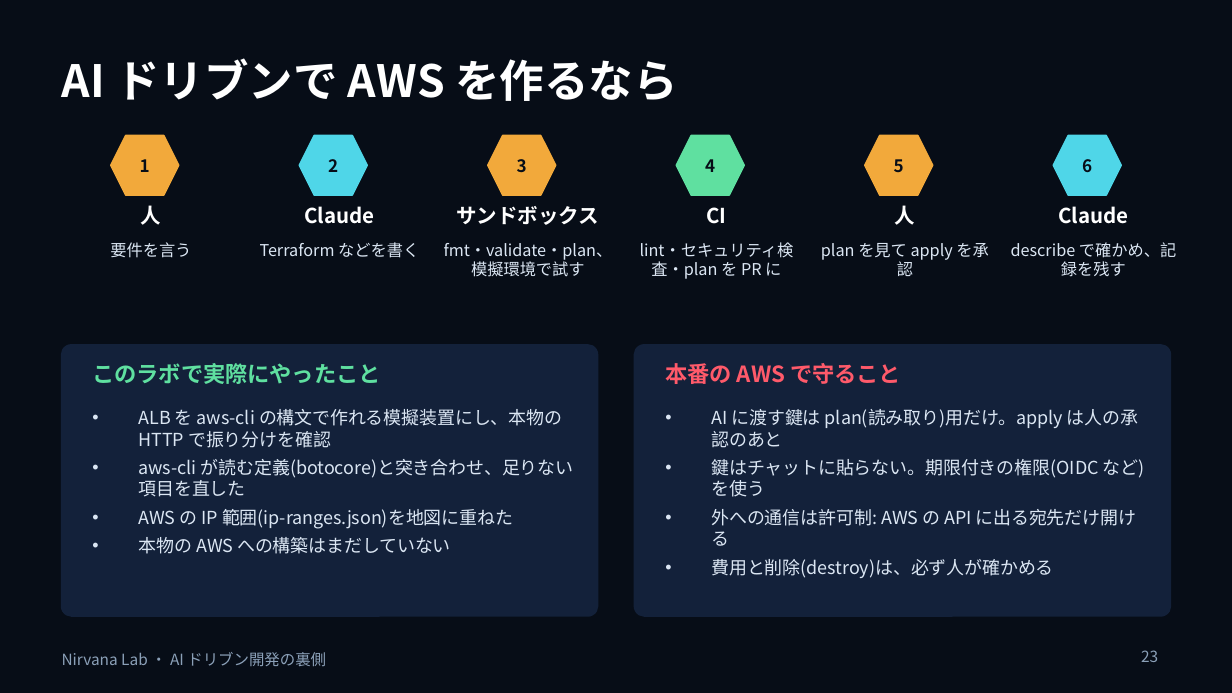
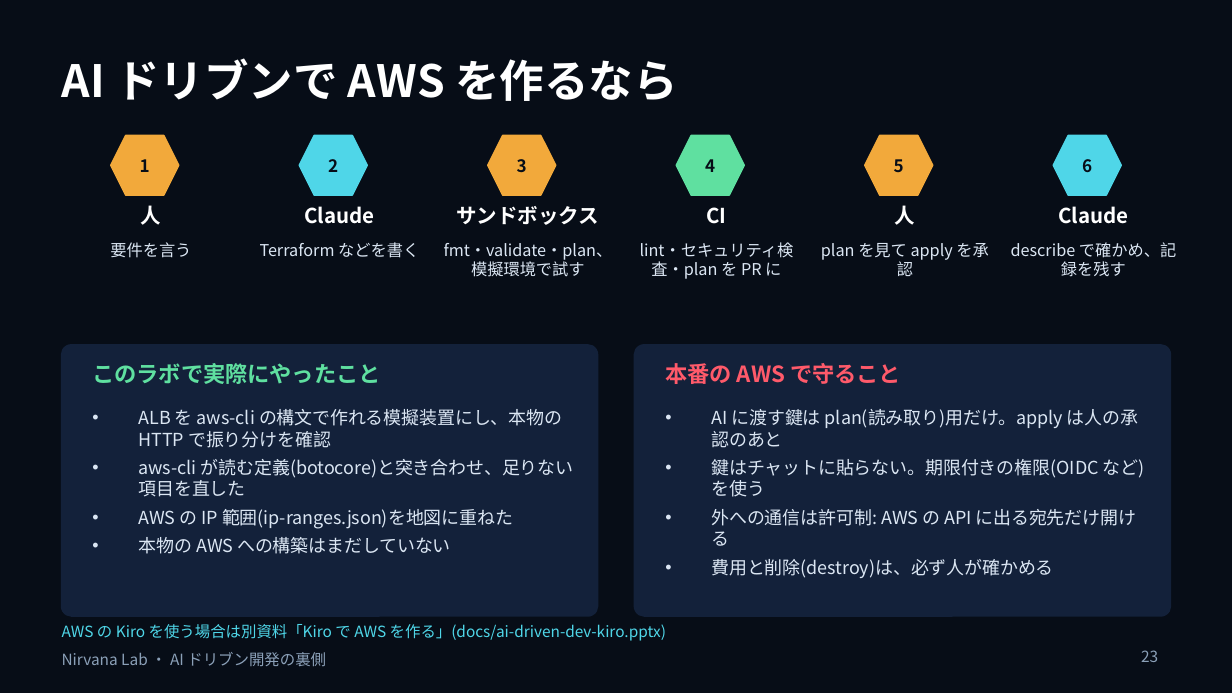
Before and after one commit to w-index-m/nirvana-lab, a slide deck: slide 23 of docs/ai-driven-dev-behind-the-scenes.pptx. Drawn at 1232x693 pixels with LibreOffice and Linux fonts; fonts in the diff are those of the drawing. Boxes give left, top, right and bottom in pixels: in the first picture for what was removed or moved away, otherwise in the second. Text is boxed around its words. In the diff, an @@ line names an element or a change of style, - is before the commit and + after.

```diff
--- a/docs/ai-driven-dev-behind-the-scenes.pptx
+++ b/docs/ai-driven-dev-behind-the-scenes.pptx
@@ text added at (62, 624, 666, 641), 9 pt, text #4FD6E8 @@
+AWS の Kiro を使う場合は別資料「Kiro で AWS を作る」(docs/ai-driven-dev-kiro.pptx)
```
Also in this commit, not shown: 10 slides removed, 6 other files.
